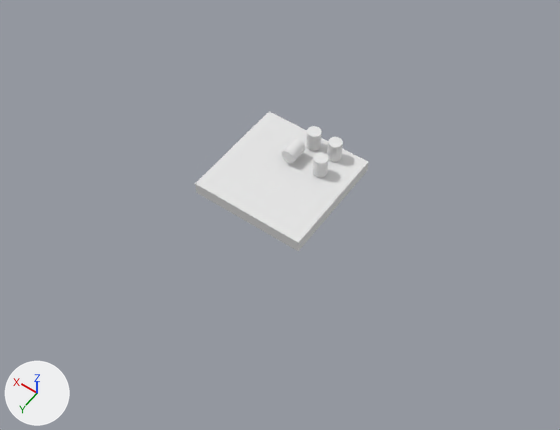
Two versions of the Blender file RTS Dev Project/Assets/Models/Buildings/UnderConstruction_Archery.blend, one commit apart.
Before and after are seen from a 50 mm lens placed at (-2.81, 3.99, 5.71), pointed at (-0.22, 0.36, 0.0). Arrows for +X, +Y and +Z are at lower left; the lights stay in place.
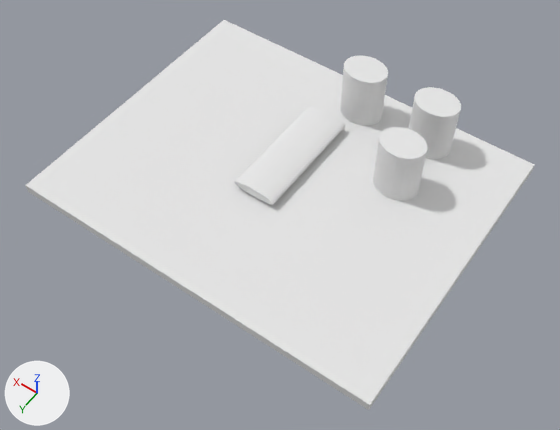
Where the change shows, as pixel boxes [x1, y1, x2, y2] in the pictures (560 x 430 px; the box of a moved part takes in the faces that stretch with it):
'Cylinder.003', reshaped, rescaled (193% wider, 179% taller)
    before: [195, 112, 368, 251]
    after: [25, 20, 534, 410]
part 1 of me_cylinder_003, moved or reshaped
    before: [282, 139, 306, 163]
    after: [234, 107, 345, 204]
part 2 of me_cylinder_003, moved or reshaped
    before: [313, 152, 329, 178]
    after: [373, 127, 428, 201]
part 3 of me_cylinder_003, moved or reshaped
    before: [306, 126, 322, 151]
    after: [340, 56, 388, 126]
part 4 of me_cylinder_003, moved or reshaped
    before: [327, 137, 343, 162]
    after: [409, 87, 461, 159]
part 5 of me_cylinder_003, moved or reshaped
    before: [195, 112, 368, 251]
    after: [25, 20, 534, 408]

What changed in the scene script:
```text
Change me_cylinder_003:
    where me_cylinder_003.from_pydata(...)  # 264 vertices, 142 faces; spans x -8.5..8.5, y -0.1..4.8, z -6.0..6.0
    used by ob_cylinder_003; location = (0.0, 0.0, 0.0); rotation_euler = (1.571, 0.0, 0.0), in degrees (90, 0, 0); scale = (0.0699, 0.0699, 0.099)
    me_cylinder_003 part 1: the loose piece of 64 vertices spanning x -0.8..1.2, y 2.4..4.4, z 1.0..3.0 is scaled about its middle by (0.225, 0.0508, 0.612), then moved by (-0.2, -3.2, -1.8)
    me_cylinder_003 part 2: the loose piece of 64 vertices spanning x -5.2..-3.2, y 2.0..4.8, z 1.3..2.7 is scaled about its middle by (0.225, 0.212, 0.254), then moved by (3.2, -3.0, -1.5)
    me_cylinder_003 part 3: the loose piece of 64 vertices spanning x -1.7..0.3, y 2.0..4.8, z 3.8..5.3 is scaled about its middle by (0.225, 0.212, 0.254), then moved by (0.6, -3.0, -3.4)
    me_cylinder_003 part 4: the loose piece of 64 vertices spanning x -5.2..-3.2, y 2.0..4.8, z 3.8..5.3 is scaled about its middle by (0.225, 0.212, 0.254), then moved by (3.2, -3.0, -3.4)
    me_cylinder_003 part 5: the loose piece of 8 vertices spanning x -8.5..8.5, y -0.1..1.8, z -6.0..6.0 is scaled about the mesh origin by (0.225, 0.0508, 0.254)
Change ob_cylinder_003:
    ob_cylinder_003.scale: (0.0699, 0.0699, 0.099) -> (1.0, 1.0, 1.0)
```
